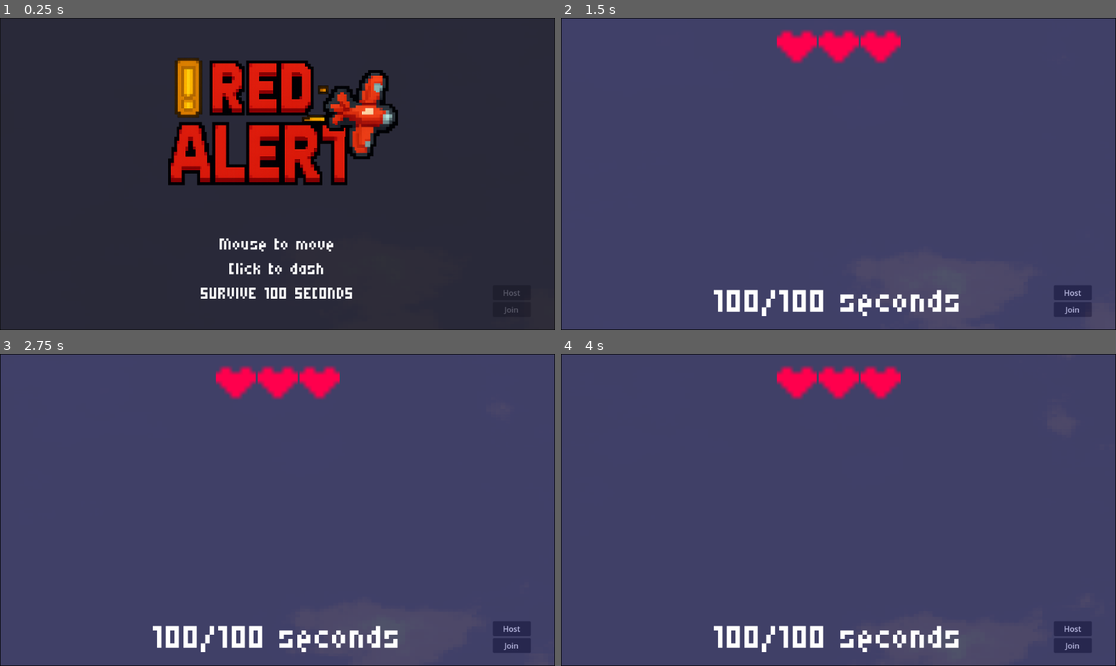
Above: before the commit, frames 1-4 (two rows, left to right).
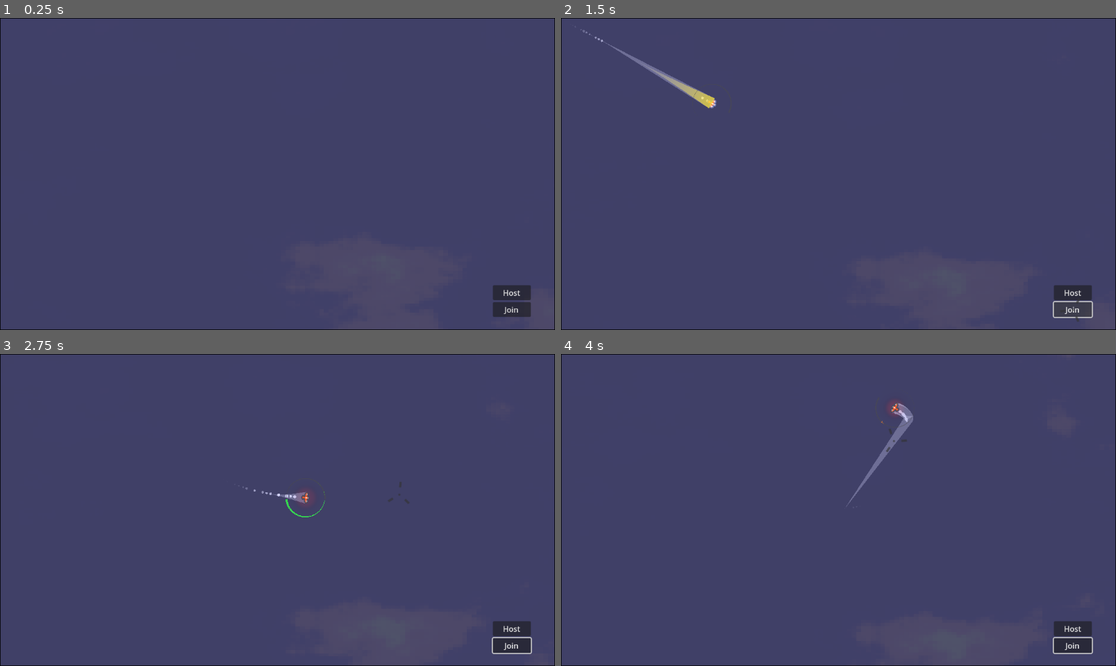
Above: after the commit, the same moments.

Repository: kickflip-games/kiwijam25
Game: Godot game, scene res://scenes/Main.tscn
Same seed, same stepped clock (60 frames per second), same inputs: the game is played once before the commit and once after it.
Inputs (mouse positions are in pixels of both pictures, inside the frame that each line leads up to):
- Up to frame 1 (0.25 s): no input
- Up to frame 2 (1.5 s): click "Host" at 0.5 s; click "Join" at 1.25 s
- Up to frame 3 (2.75 s): move the mouse to (399, 494) at 2.02 s; press the mouse at (399, 494) at 2.03 s
- Up to frame 4 (4 s): move the mouse to (727, 525) at 2.77 s; release the mouse at (727, 525) at 2.78 s; click (727, 525) at 2.85 s; move the mouse to (894, 441) at 3.52 s; press the mouse at (894, 441) at 3.53 s

The runs differ from the first frame. In frame 1, 99% of the frame differs, in the area x 0-100%, y 0-100%; in frame 2, 3.8%; in frame 3, 3.5%; in frame 4, 3.8%.
Error before the commit: Cannot call method 'connect' on a null value. (res://scenes/ui/HUD.gd:15)

Commit message:
add two players

Diff:
--- a/scenes/Main.gd
+++ b/scenes/Main.gd
@@ -1,102 +1,24 @@
 extends Node2D
 
-# Game states
-enum GameState {
-	START_SCREEN,
-	PLAYING,
-	GAME_OVER
-}
-
-var current_state = GameState.START_SCREEN
-var game_timer: float = 0.0
-var is_timer_running: bool = false
 var peer = ENetMultiplayerPeer.new()
 @export var player_scene: PackedScene
 
-# UI references
-@onready var start_screen = $HUD/StartScreen
-@onready var end_screen = $HUD/EndScreen
-@onready var game_ui = $HUD/GameUi
-@onready var start_button = $HUD/StartScreen/StartButton
-@onready var restart_button = $HUD/EndScreen/RestartButton
 
-
-func _ready():
-	# Connect button signals
-	start_button.pressed.connect(_on_start_button_pressed)
-	restart_button.pressed.connect(_on_restart_button_pressed)
-
-	# Initialize screens
-	show_start_screen()
-
-func _process(delta):
-	if current_state == GameState.PLAYING and is_timer_running:
-		game_timer += delta
-		# Update your game logic here
-
-func show_start_screen():
-	current_state = GameState.START_SCREEN
-	start_screen.visible = true
-	end_screen.visible = false
-	game_ui.visible = false
-
-	# Pause game elements
-	get_tree().paused = false  # UI can still work
-	# Stop any game processes
-
-func start_game():
-	current_state = GameState.PLAYING
-	start_screen.visible = false
-	end_screen.visible = false
-	game_ui.visible = true
-
-	# Reset game state
-	game_timer = 0.0
-	is_timer_running = true
-
-	# Initialize/reset your game objects
-
-	# etc.
-
-func show_game_over():
-
-	if current_state == GameState.GAME_OVER:
-		return
-
-	current_state = GameState.GAME_OVER
-	is_timer_running = false
-
-	# Fade to black effect
-	var tween = create_tween()
-	var fade_overlay = ColorRect.new()
-	fade_overlay.color = Color.BLACK
-	fade_overlay.color.a = 0.0
-	fade_overlay.size = get_viewport().size
-	add_child(fade_overlay)
-
-	tween.tween_property(fade_overlay, "color:a", 1.0, 1.0)
-	await tween.finished
-
-	# Show end screen
-	game_ui.visible = false
-	end_screen.visible = true
+func _add_player(id = 1):
+	var player = player_scene.instantiate()
+	player.name = str(id)
+	call_deferred("add_child",player)
 
 
 
-	# Remove fade overlay
-	fade_overlay.queue_free()
-
-func _on_start_button_pressed():
-	print("START GAME")
-	start_game()
-
-func _on_restart_button_pressed():
-	get_tree().reload_current_scene()
-
-
 func _on_host_button_pressed() -> void:
-	pass # Replace with function body.
+	print("HOST PRESSED")
+	peer.create_server(135)
+	multiplayer.multiplayer_peer = peer
+	multiplayer.peer_connected.connect(_add_player)
+	_add_player()
 
 
 func _on_join_button_pressed() -> void:
-	pass # Replace with function body.
+	peer.create_client("localhost", 135)
+	multiplayer.multiplayer_peer = peer
--- a/scenes/Main.tscn
+++ b/scenes/Main.tscn
@@ -1,12 +1,9 @@
-[gd_scene load_steps=11 format=3 uid="uid://c7etnmicu136n"]
+[gd_scene load_steps=8 format=3 uid="uid://c7etnmicu136n"]
 
 [ext_resource type="PackedScene" uid="uid://dsmsb7kwv0ce1" path="res://managers/camera_2d.tscn" id="1_c01mt"]
 [ext_resource type="Script" uid="uid://cfeicvpmqto3f" path="res://scenes/Main.gd" id="1_jlsqs"]
 [ext_resource type="PackedScene" uid="uid://bulqqx1t7sun1" path="res://scenes/background/Background.tscn" id="1_nxtc6"]
 [ext_resource type="PackedScene" uid="uid://corxhrleskgv" path="res://scenes/player/Player.tscn" id="3_c01mt"]
-[ext_resource type="PackedScene" uid="uid://bib5lohuq1xli" path="res://scenes/ui/HUD.tscn" id="4_rarhs"]
-[ext_resource type="Texture2D" uid="uid://blmdh84m208op" path="res://assets/textures/heart/heart_full.png" id="5_c01mt"]
-[ext_resource type="Texture2D" uid="uid://48kbqnmj1mpn" path="res://assets/textures/heart/heart_empty.png" id="6_nxtc6"]
 
 [sub_resource type="Environment" id="Environment_nxtc6"]
 glow_enabled = true
@@ -22,21 +19,6 @@
 script = ExtResource("1_jlsqs")
 player_scene = ExtResource("3_c01mt")
 
-[node name="HostButton" type="Button" parent="."]
-offset_left = 1023.0
-offset_top = 553.0
-offset_right = 1102.0
-offset_bottom = 579.0
-text = "Host
-"
-
-[node name="JoinButton" type="Button" parent="."]
-offset_left = 1023.0
-offset_top = 588.0
-offset_right = 1102.0
-offset_bottom = 614.0
-text = "Join"
-
 [node name="WorldEnvironment" type="WorldEnvironment" parent="."]
 environment = SubResource("Environment_nxtc6")
 camera_attributes = SubResource("CameraAttributesPractical_jlsqs")
@@ -51,10 +33,20 @@
 [node name="Camera2D" parent="." instance=ExtResource("1_c01mt")]
 position = Vector2(576, 322)
 
-[node name="HUD" parent="." node_paths=PackedStringArray("player") instance=ExtResource("4_rarhs")]
-player = NodePath("")
-heart_full_texture = ExtResource("5_c01mt")
-heart_empty_texture = ExtResource("6_nxtc6")
+[node name="HostButton" type="Button" parent="."]
+offset_left = 1023.0
+offset_top = 553.0
+offset_right = 1102.0
+offset_bottom = 584.0
+text = "Host
+"
+
+[node name="JoinButton" type="Button" parent="."]
+offset_left = 1023.0
+offset_top = 588.0
+offset_right = 1102.0
+offset_bottom = 619.0
+text = "Join"
 
 [connection signal="pressed" from="HostButton" to="." method="_on_host_button_pressed"]
 [connection signal="pressed" from="JoinButton" to="." method="_on_join_button_pressed"]
--- a/scenes/player/Player.gd
+++ b/scenes/player/Player.gd
@@ -79,6 +79,10 @@
 signal dash_cooldown_updated(percent_ready: float)
 signal player_died
 
+func _enter_tree():
+	set_multiplayer_authority(name.to_int())
+
+
 func _ready():
 	target_position = global_position
 	reticle.visible = true
@@ -112,6 +116,10 @@
 
 
 func _process(delta):
+	if !is_multiplayer_authority():
+		return
+
+
 	if is_hit_paused:
 		return
 
--- a/scenes/ui/HUD.gd
+++ b/scenes/ui/HUD.gd
@@ -12,9 +12,9 @@
 @onready var tween := create_tween()
 
 func _ready():
-	player.connect("hp_changed", _on_hp_changed)
-	player.connect("dash_cooldown_updated", _on_dash_cooldown_updated)
-	update_hearts(player.current_hp)  # initialize
+	#player.connect("hp_changed", _on_hp_changed)
+	#player.connect("dash_cooldown_updated", _on_dash_cooldown_updated)
+	#update_hearts(player.current_hp)  # initialize
 	$GameUi.visible = false
 	$EndScreen.visible = false
 
@@ -23,8 +23,8 @@
 	hp_label.text = "HP: %d" % current_hp
 	update_hearts(current_hp)
 
-func _on_dash_cooldown_updated(percent_ready: float):
-	dash_bar.value = percent_ready * 100.0
+#func _on_dash_cooldown_updated(percent_ready: float):
+	#dash_bar.value = percent_ready * 100.0
 
 
 func update_hearts(current_hp: int):
